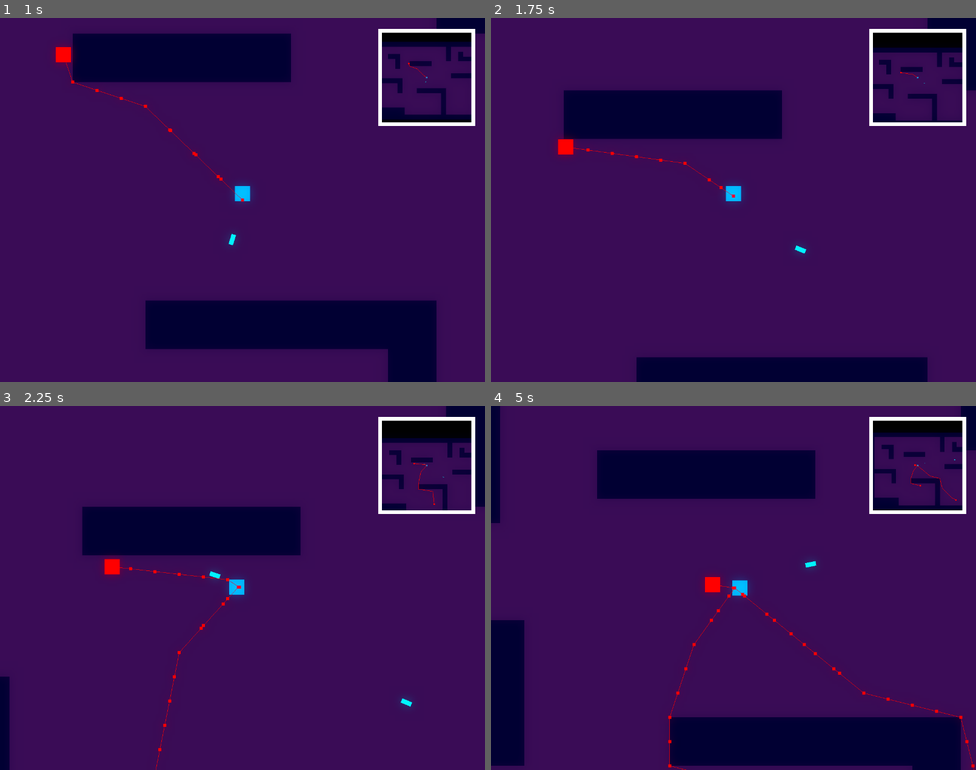
Above: before the commit, frames 1-4 (two rows, left to right).
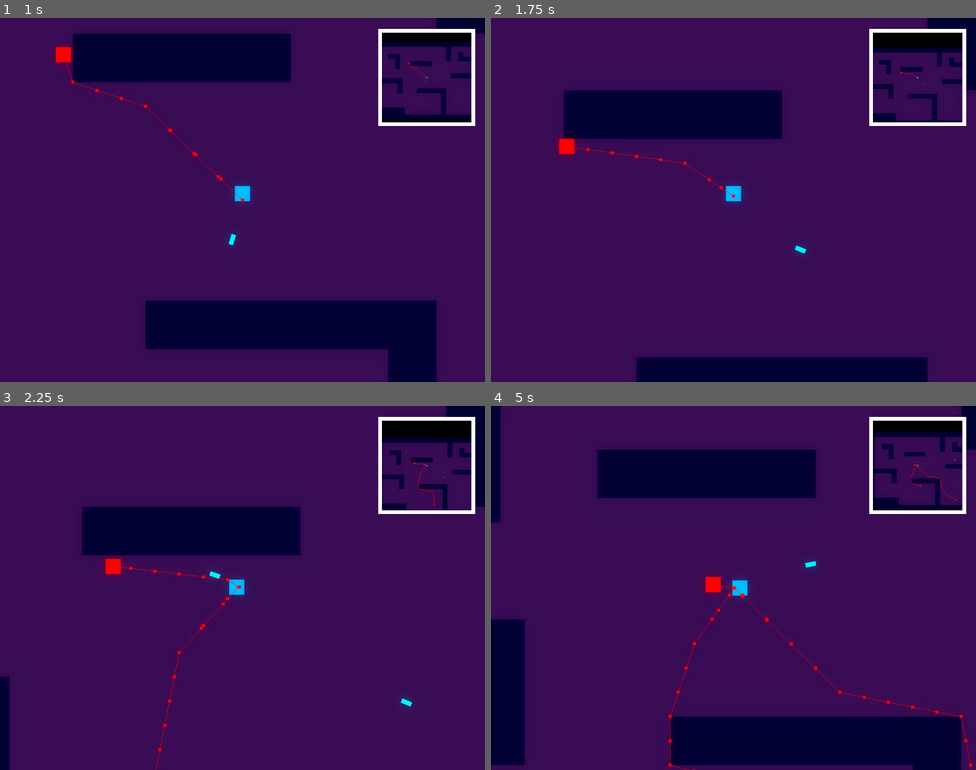
Above: after the commit, the same moments.

Repository: Chebrbober/Geometric-Bullet
Game: Godot game, scene res://stages/game/arena.tscn
Same seed, same stepped clock (60 frames per second), same inputs: the game is played once before the commit and once after it.
Inputs (mouse positions are in pixels of both pictures, inside the frame that each line leads up to):
- Up to frame 1 (1 s): tap Enter at 0.5 s; move the mouse to (218, 272) at 0.52 s; press the mouse at (218, 272) at 0.53 s; hold W (move_up) from 0.53 s (still down)
- Up to frame 2 (1.75 s): keep holding W (move_up); move the mouse to (879, 254) at 1.27 s; release the mouse at (879, 254) at 1.28 s; click (879, 254) at 1.35 s
- Up to frame 3 (2.25 s): move the mouse to (97, 533) at 2.02 s; release W (move_up) at 2.03 s; press the mouse at (97, 533) at 2.03 s; hold A (move_left) from 2.03 s (still down)
- Up to frame 4 (5 s): move the mouse to (757, 588) at 2.77 s; release the mouse at (757, 588) at 2.78 s; click (757, 588) at 2.85 s; move the mouse to (660, 497) at 3.52 s; release A (move_left) at 3.53 s; press the mouse at (660, 497) at 3.53 s; hold S (move_down) 3.53-4.28 s; move the mouse to (840, 569) at 4.27 s; release the mouse at (840, 569) at 4.28 s; hold Right (move_right) from 4.28 s (still down); click (840, 569) at 4.35 s

Frame 1 is identical in both runs. In frame 2, 0.1% of the frame differs, in the area x 13-87%, y 15-40%; in frame 3, less than 0.1%; in frame 4, 1.1%, in the area x 0-100%, y 0-100%.

Commit message:
Let cube_enemy to be able to eat da player

Diff:
--- a/entities/enemies/cube_enemy/cube_enemy.gd
+++ b/entities/enemies/cube_enemy/cube_enemy.gd
@@ -2,6 +2,10 @@
 extends Entity
 
 @onready var nav_agent: NavigationAgent2D = $NavigationAgent2D
+@onready var attack_timer: Timer = $AttackTimer
+var damage: int = 5
+var can_attack = true
+var bodies_in_area = []
 
 func _physics_process(delta: float) -> void:
 	var direction = to_local(nav_agent.get_next_path_position()).normalized()
@@ -10,9 +14,25 @@
 
 	move_and_slide()
 
+func _process(delta: float) -> void:
+	for body in bodies_in_area:
+		if body == NodeSpawner.player and can_attack:
+			NodeSpawner.player.take_damage(damage)
+			can_attack = false
+			attack_timer.start()
+
 func makepath() -> void:
 	if NodeSpawner.player != null:
 		nav_agent.target_position = NodeSpawner.player.global_position
 
 func _on_timer_timeout() -> void:
 	makepath()
+
+func _on_attack_timer_timeout() -> void:
+	can_attack = true
+
+func _on_attack_area_body_shape_entered(body_rid: RID, body: Node2D, body_shape_index: int, local_shape_index: int) -> void:
+	bodies_in_area.append(body)
+
+func _on_attack_area_body_shape_exited(body_rid: RID, body: Node2D, body_shape_index: int, local_shape_index: int) -> void:
+	bodies_in_area.erase(body)
--- a/entities/enemies/cube_enemy/cube_enemy.tscn
+++ b/entities/enemies/cube_enemy/cube_enemy.tscn
@@ -4,10 +4,13 @@
 [ext_resource type="PackedScene" uid="uid://cidujj1df71d4" path="res://entities/entity.tscn" id="1_602vv"]
 
 [sub_resource type="CircleShape2D" id="CircleShape2D_602vv"]
+radius = 9.0
+
+[sub_resource type="CircleShape2D" id="CircleShape2D_42jos"]
 
 [node name="CubeEnemy" unique_id=1118549784 groups=["entities"] instance=ExtResource("1_602vv")]
 collision_layer = 2
-collision_mask = 13
+collision_mask = 15
 motion_mode = 1
 wall_min_slide_angle = 0.0
 script = ExtResource("1_0i51t")
@@ -24,8 +27,20 @@
 [node name="NavigationAgent2D" type="NavigationAgent2D" parent="." index="2" unique_id=883709038]
 debug_enabled = true
 
-[node name="Timer" type="Timer" parent="." index="4" unique_id=420039223]
+[node name="AttackArea" type="Area2D" parent="." index="3" unique_id=158472716]
+
+[node name="CollisionShape2D" type="CollisionShape2D" parent="AttackArea" index="0" unique_id=1921863181]
+shape = SubResource("CircleShape2D_42jos")
+debug_color = Color(0.95686275, 0.38039216, 1, 0.41960785)
+
+[node name="Timer" type="Timer" parent="." index="5" unique_id=420039223]
 wait_time = 0.1
 autostart = true
 
+[node name="AttackTimer" type="Timer" parent="." index="6" unique_id=1854231651]
+one_shot = true
+
+[connection signal="body_shape_entered" from="AttackArea" to="." method="_on_attack_area_body_shape_entered"]
+[connection signal="body_shape_exited" from="AttackArea" to="." method="_on_attack_area_body_shape_exited"]
 [connection signal="timeout" from="Timer" to="." method="_on_timer_timeout"]
+[connection signal="timeout" from="AttackTimer" to="." method="_on_attack_timer_timeout"]
--- a/stages/game/sub_viewport.gd
+++ b/stages/game/sub_viewport.gd
@@ -7,6 +7,6 @@
 	world_2d = get_tree().root.world_2d
 
 
-# Called every frame. 'delta' is the elapsed time since the previous frame.
 func _physics_process(delta: float) -> void:
-	camera_2d.position = player.position
+	if is_instance_valid(player):
+		camera_2d.position = player.position
